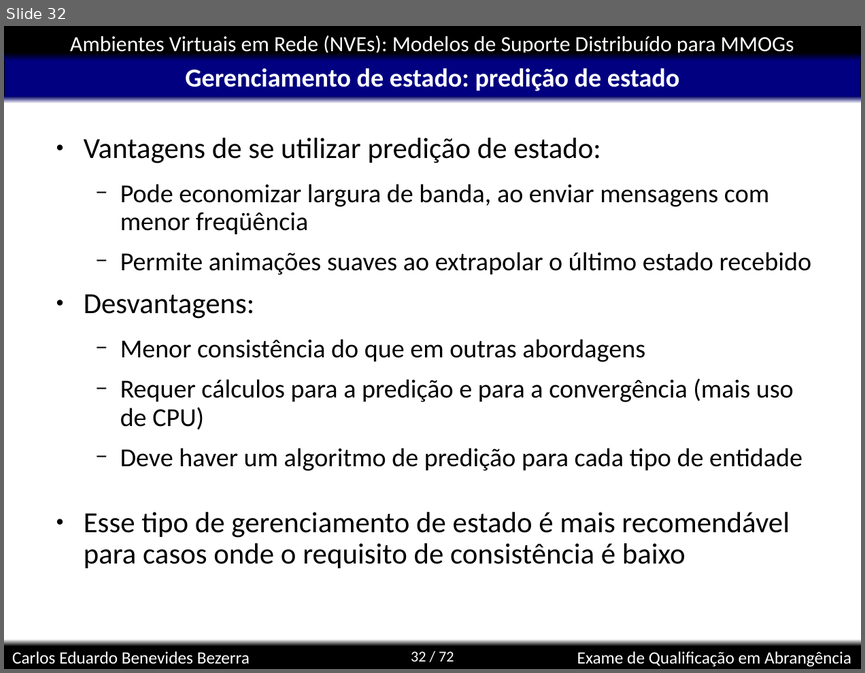
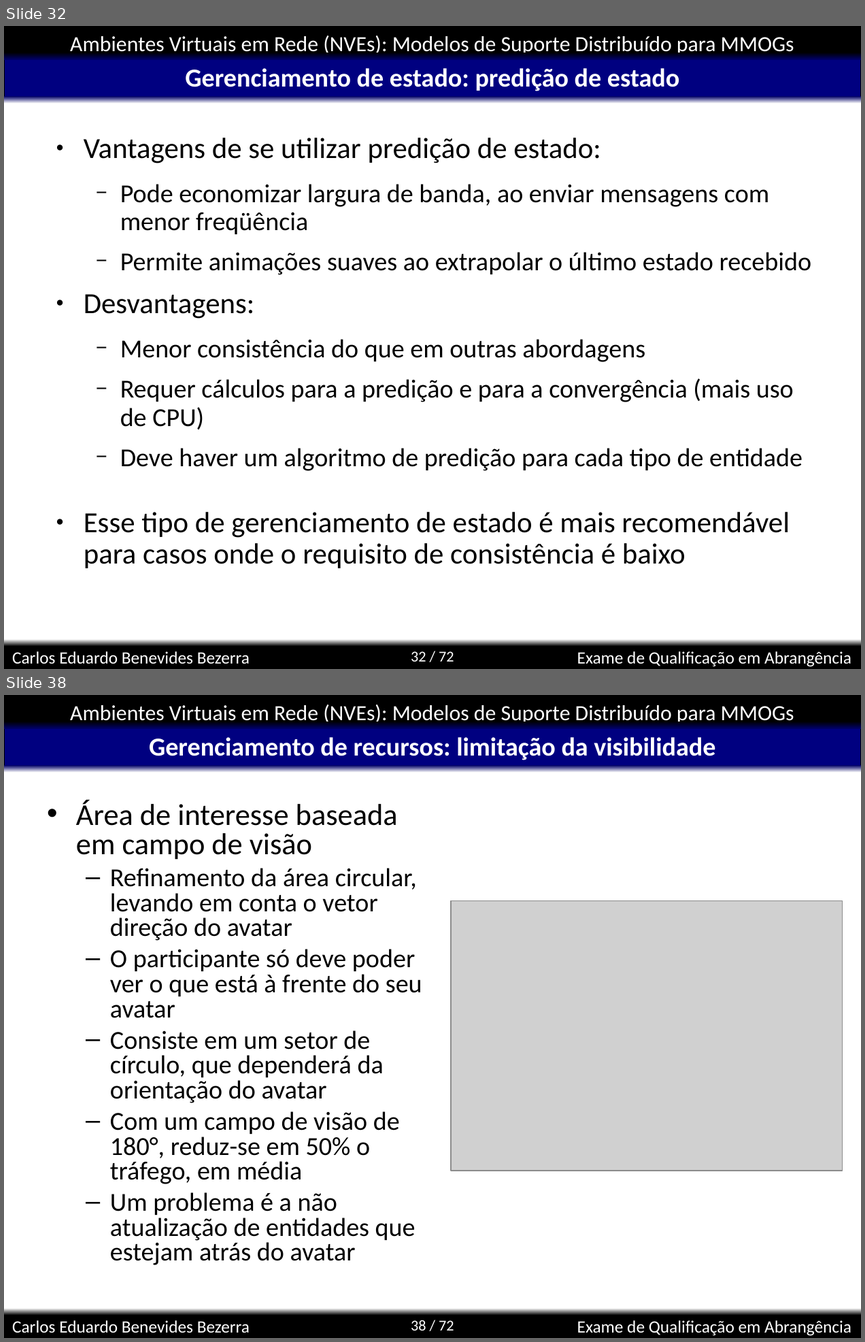
Before and after one commit to kdubezerra/kdubezerra, a slide deck: disciplinas/cmp600/app.ppt. Shown one above the other, each under a label of ours: slide 32 before the commit, slides 32 and 38 after it; the slides between them are not shown. The pictures are 865x673 and 865x1342 pixels, drawn with LibreOffice and Linux fonts; fonts in the diff are those of the drawing; grey boxes stand for pictures; background and template pictures are left out. Boxes give left, top, right and bottom in pixels: in the first picture for what was removed or moved away, otherwise in the second. Text is boxed around its words. In the diff, an @@ line names an element or a change of style, - is before the commit and + after.

```diff
--- a/disciplinas/cmp600/app.ppt
+++ b/disciplinas/cmp600/app.ppt
@@ slide 38 added at <box>4,695,861,1338</box>, background #FFFFFF; not listed: 8 template elements that a slide beside it also shows @@
@@ title added at <box>149,737,715,760</box>, 24 pt, text #FFFFFF, bold @@
+Gerenciamento de recursos: limitação da visibilidade
@@ text added at <box>76,800,422,1265</box>, 24 pt, text #000000 @@
+• Área de interesse baseada em campo de visão
+  – Refinamento da área circular, levando em conta o vetor direção do avatar
+  – O participante só deve poder ver o que está à frente do seu avatar
+  – Consiste em um setor de círculo, que dependerá da orientação do avatar
+  – Com um campo de visão de 180°, reduz-se em 50% o tráfego, em média
+  – Um problema é a não atualização de entidades que estejam atrás do avatar
@@ picture added at <box>451,901,842,1171</box> @@
```
Also in this commit, not shown: 2 slides changed, 6 other slides added, 1 slide removed.
